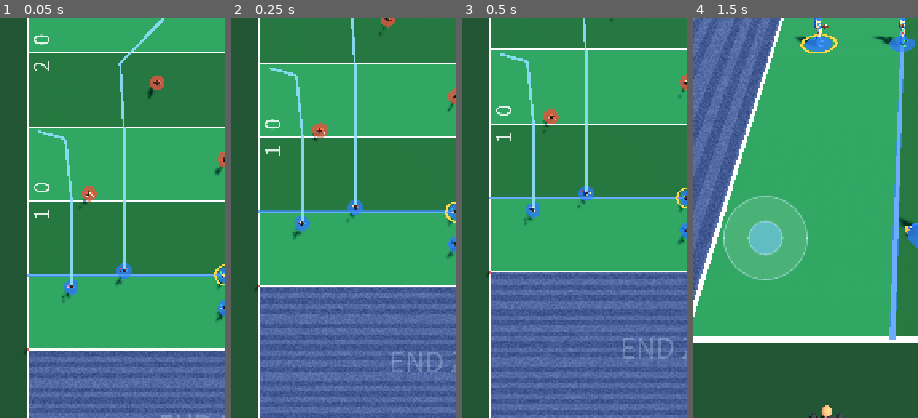
Above: before the commit, frames 1-4 (left to right).
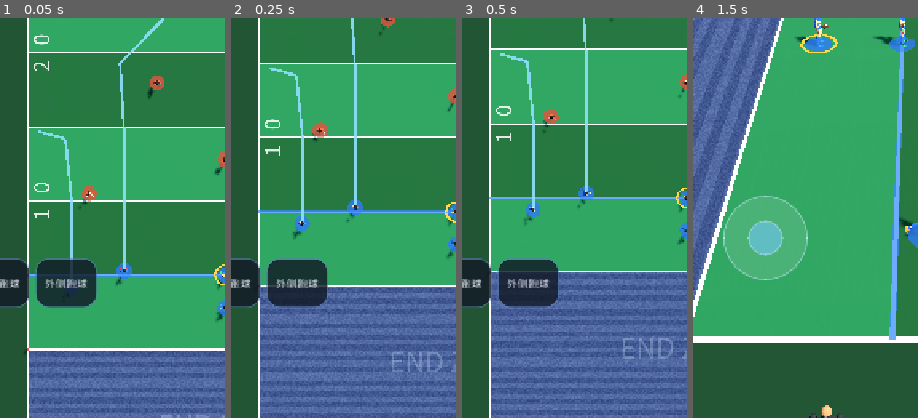
Above: after the commit, the same moments.

Repository: Fanda-81/FF-FlagFootball-Game
Game: Godot game, scene res://scenes/main.tscn
The game is run twice, just before and just after one commit, with the same random seed, the same clock (stepped at 60 frames per second) and the same inputs.
Inputs (mouse positions are % of the whole screen's width and height, from its top left):
- Up to frame 1 (0.05 s): no input
- Up to frame 2 (0.25 s): no input
- Up to frame 3 (0.5 s): no input
- Up to frame 4 (1.5 s): tap Enter at 0.5 s; move the mouse to (72, 45) at 0.52 s; hold D 0.53-1.25 s; tap V at 0.6 s; click (72, 45) at 0.67 s; tap Space at 0.77 s; click "菜单 ▾" at 1.25 s
The pictures show only the part of the screen within x 0-50%, y 50-100%; the shares and areas given below are measured in that part.

The runs differ from the first frame. In frame 1, 4.8% of the frame differs, in the area x 0-44%, y 60-73%; in frame 2, 4.7%; in frame 3, 4.6%; in frame 4, nothing differs.

Commit message:
Play drawer becomes a horizontal row in a side bar (slides in/out, width preserved)

Diff:
--- a/scripts/main.gd
+++ b/scripts/main.gd
@@ -72,6 +72,9 @@
 const OFFENSE_COLOR := Color("2f7cf6")
 const DEFENSE_COLOR := Color("e2543f")
 const MARGIN := 28.0
+## 战术侧边栏（一行显示）
+const PLAY_ROW_WIDTH := 640.0
+const PLAY_BUTTON_WIDTH := 100.0
 const TOP_BUTTON_WIDTH := 168.0
 const TOP_BUTTON_HEIGHT := 92.0
 
@@ -1553,21 +1556,21 @@
 	_play_tab.gui_input.connect(_on_play_tab_input)
 	root.add_child(_play_tab)
 
-	_play_grid = VBoxContainer.new()
+	_play_grid = HBoxContainer.new()
 	_play_grid.name = "PlayDrawer"
 	_play_grid.anchor_bottom = 1.0
 	_play_grid.anchor_top = 1.0
-	_play_grid.offset_left = -220.0
-	_play_grid.offset_right = 0.0
-	_play_grid.offset_top = -MARGIN - 108.0 - 40.0 - 390.0
+	_play_grid.offset_left = -700.0
+	_play_grid.offset_right = -700.0 + PLAY_ROW_WIDTH
+	_play_grid.offset_top = -MARGIN - 108.0 - 40.0 - 80.0
 	_play_grid.offset_bottom = -MARGIN - 108.0 - 40.0
 	_play_grid.add_theme_constant_override("separation", 8)
 	root.add_child(_play_grid)
 
 	_play_buttons.clear()
 	for play in Playbook.PLAYS:
-		var play_button := _make_button(String(play["name"]), 210.0, 58.0, 22)
-		play_button.custom_minimum_size = Vector2(210, 58)
+		var play_button := _make_button(String(play["name"]), PLAY_BUTTON_WIDTH, 56.0, 17)
+		play_button.custom_minimum_size = Vector2(PLAY_BUTTON_WIDTH, 56.0)
 		play_button.pressed.connect(_select_play.bind(String(play["id"])))
 		_play_grid.add_child(play_button)
 		_play_buttons[String(play["id"])] = play_button
@@ -2665,7 +2668,7 @@
 ## 左下战术板：右拉展开 / 左滑收起
 func _toggle_play_drawer() -> void:
 	_play_open = not _play_open
-	_slide_play(110.0 if _play_open else -220.0)
+	_slide_play(60.0 if _play_open else -PLAY_ROW_WIDTH)
 
 
 func _slide_play(target_x: float) -> void:
@@ -2674,6 +2677,7 @@
 	var tween := create_tween()
 	tween.set_trans(Tween.TRANS_CUBIC).set_ease(Tween.EASE_OUT)
 	tween.tween_property(_play_grid, "offset_left", target_x, 0.22)
+	tween.parallel().tween_property(_play_grid, "offset_right", target_x + PLAY_ROW_WIDTH, 0.22)
 	tween.parallel().tween_property(_play_grid, "offset_right", target_x + 220.0, 0.22)
 	if _play_tab != null:
 		_play_tab.text = "战术板 ◀" if _play_open else "战术板 ▶"
@@ -2686,7 +2690,7 @@
 
 func debug_open_play_drawer() -> void:
 	_play_open = true
-	_slide_play(110.0)
+	_slide_play(60.0)
 
 
 ## 把当前战术的路线画在球场上（开球后清除）
Binary file added: docs/hud-row.png
Not shown, added: docs/hud-row.png.import
Not shown, changed: build/web/index.pck
